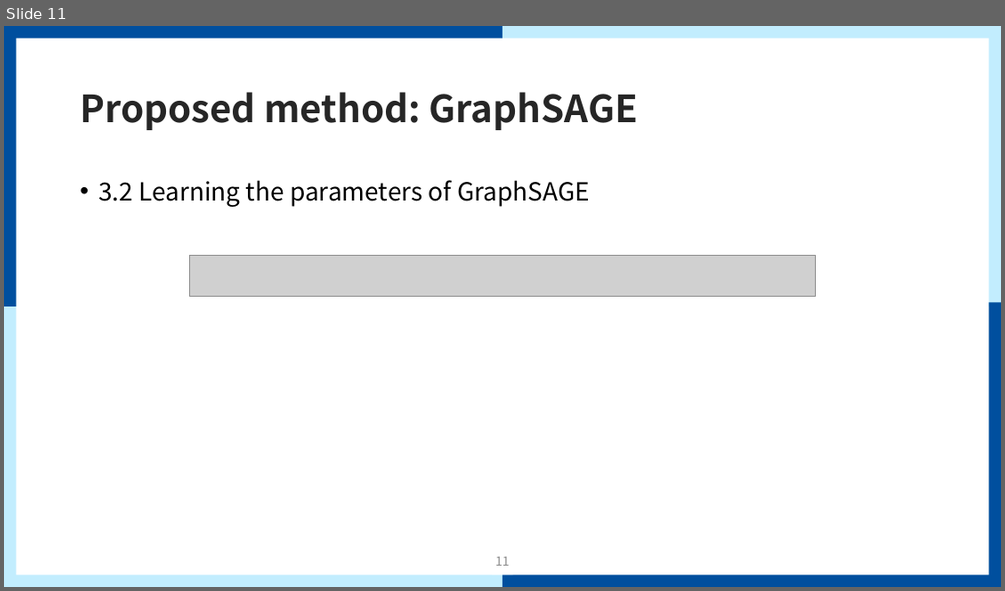
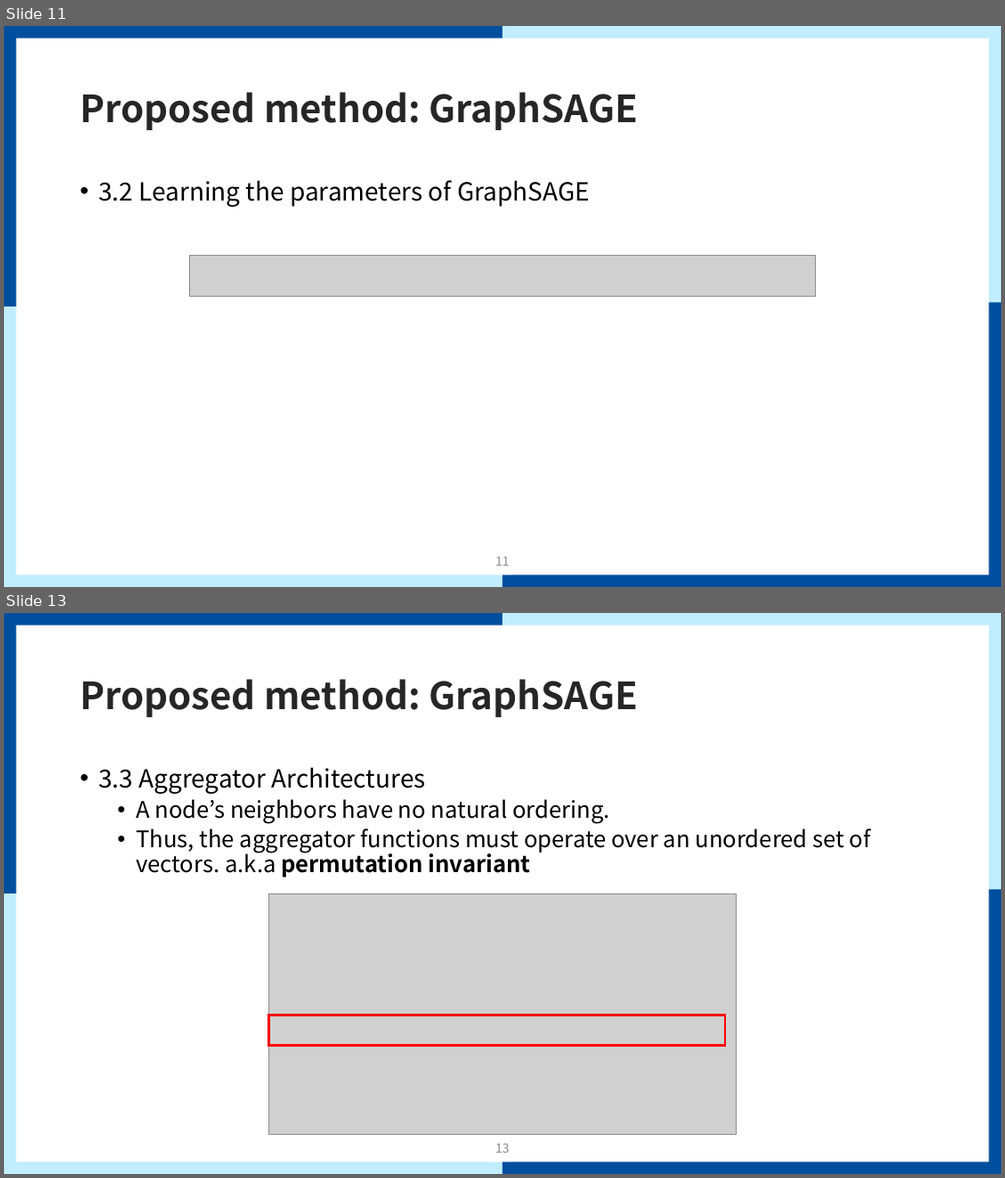
Before and after one commit to mmvv11/GraduateStudies, a slide deck: papers/review/GraphSAGE Review.pptx. Shown one above the other, each under a label of ours: slide 11 before the commit, slides 11 and 13 after it; the slides between them are not shown. The pictures are 1005x591 and 1005x1178 pixels, drawn with LibreOffice and Linux fonts; fonts in the diff are those of the drawing; grey boxes stand for pictures; background and template pictures are left out. Boxes give left, top, right and bottom in pixels: in the first picture for what was removed or moved away, otherwise in the second. Text is boxed around its words. In the diff, an @@ line names an element or a change of style, - is before the commit and + after.

Commit message:
GraphSAGE 리뷰 완성

```diff
--- a/papers/review/GraphSAGE Review.pptx
+++ b/papers/review/GraphSAGE Review.pptx
@@ slide 13 added at bbox=[4, 613, 1001, 1174], background #FFFFFF; not listed: 9 template elements that a slide beside it also shows @@
@@ title added at bbox=[80, 679, 638, 717], 36 pt, text #262626, bold @@
+Proposed method: GraphSAGE
@@ text added at bbox=[98, 767, 871, 877], 22 pt, text #000000 @@
+• 3.3 Aggregator Architectures
+  • A node’s neighbors have no natural ordering.
+  • Thus, the aggregator functions must operate over an unordered set of vectors. a.k.a permutation invariant
@@ picture added at bbox=[268, 893, 736, 1135] @@
@@ rectangle added at bbox=[268, 1015, 725, 1046], outline #FF0000 2.25 pt @@
@@ page number added at bbox=[495, 1143, 510, 1152], 12 pt, text #8C8C8C @@
+13
```
Also in this commit, not shown: 2 slides changed, 12 other slides added.
